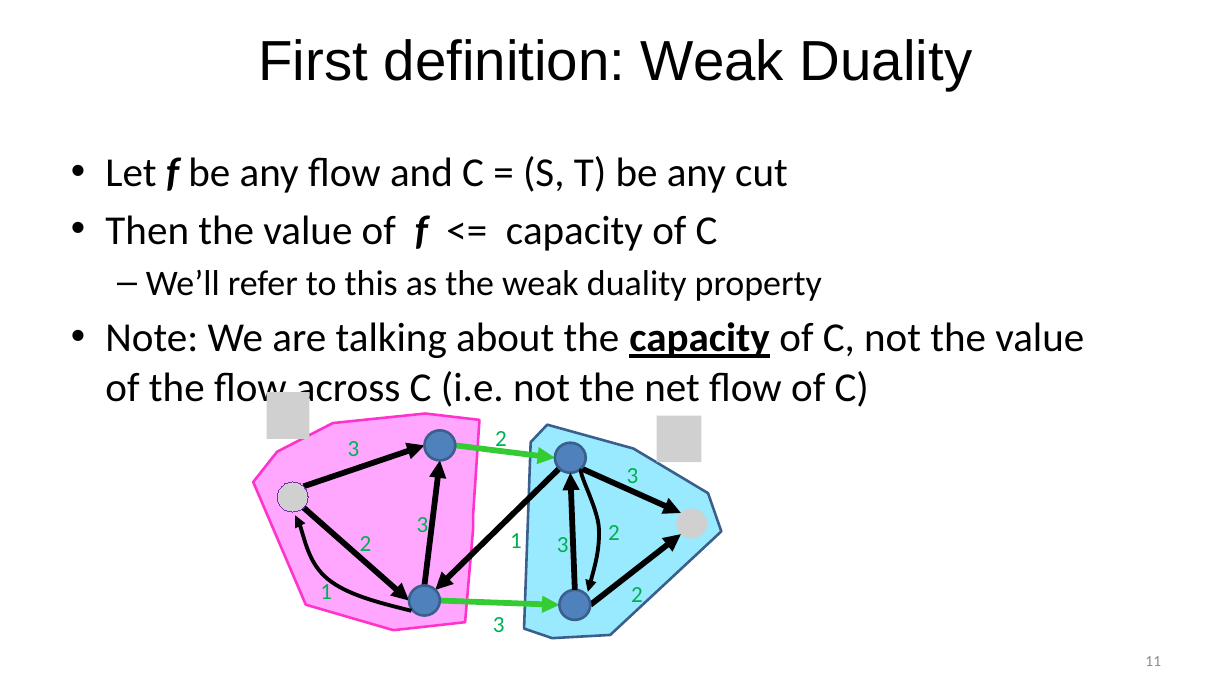
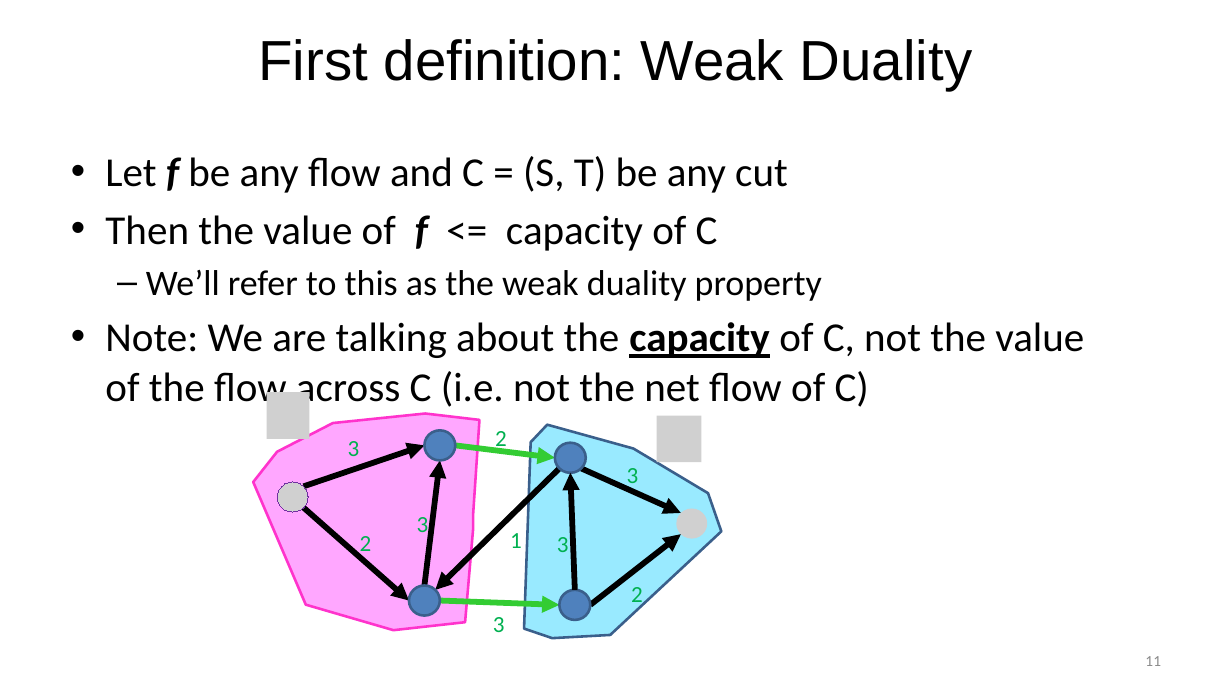
Before and after one commit to uva-cs/cs4102-f21, a slide deck: slide 11 of slides/Maxcut-Minflow-f21.pptx. Drawn at 1232x693 pixels with LibreOffice and Linux fonts; fonts in the diff are those of the drawing; grey boxes stand for pictures. Boxes give left, top, right and bottom in pixels: in the first picture for what was removed or moved away, otherwise in the second. Text is boxed around its words. In the diff, an @@ line names an element or a change of style, - is before the commit and + after.

```diff
--- a/slides/Maxcut-Minflow-f21.pptx
+++ b/slides/Maxcut-Minflow-f21.pptx
@@ group removed at bbox=[295, 470, 620, 612]: 2 freeform shapes, 2 texts @@
-1
-2
```
Also in this commit, not shown: 6 other slides changed, 1 other file.
